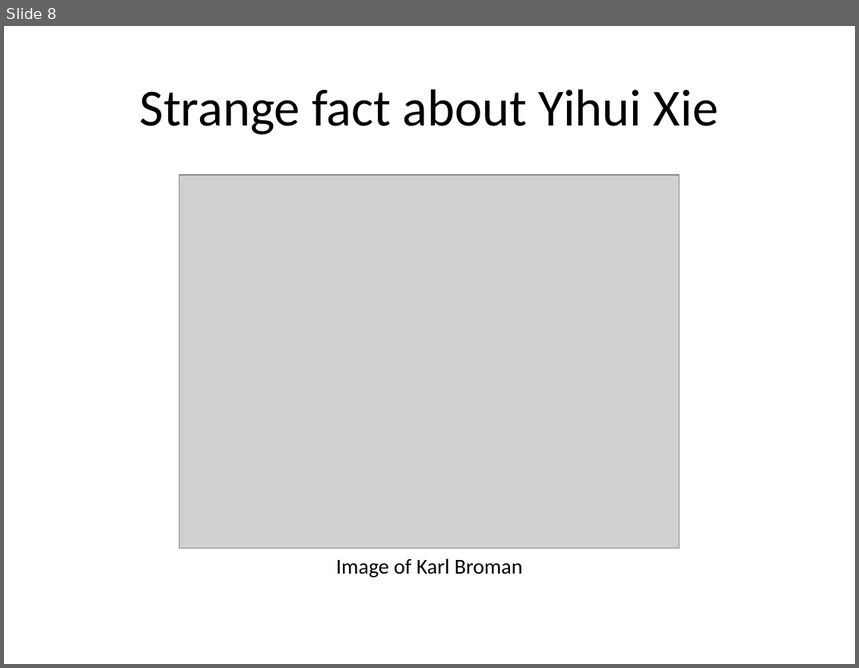
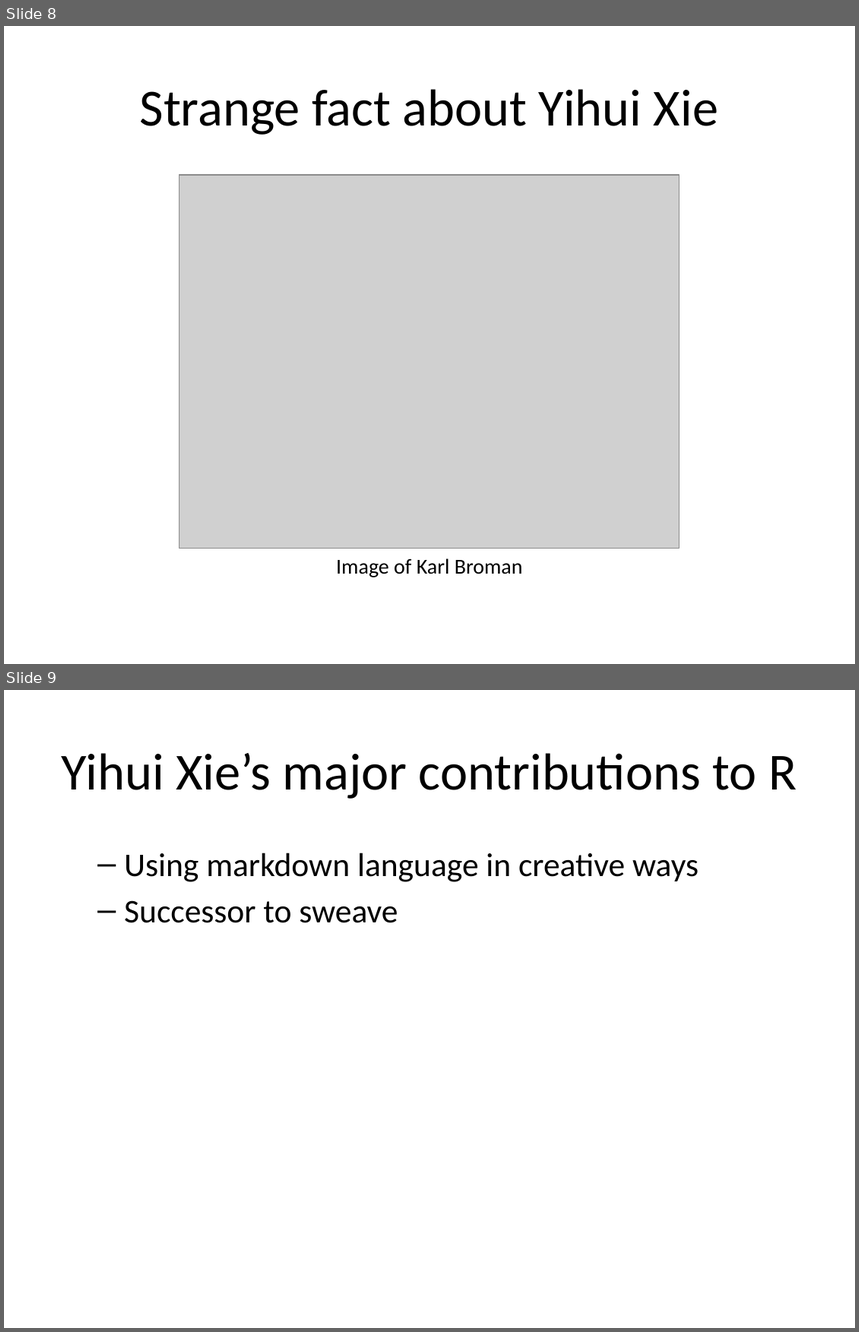
Before and after one commit to pmean/posters-with-pagedown, a slide deck: src/posters.pptx. Shown one above the other, each under a label of ours: slide 8 before the commit, slides 8 and 9 after it. The pictures are 859x668 and 859x1332 pixels, drawn with LibreOffice and Linux fonts; fonts in the diff are those of the drawing; grey boxes stand for pictures. Boxes give left, top, right and bottom in pixels: in the first picture for what was removed or moved away, otherwise in the second. Text is boxed around its words. In the diff, an @@ line names an element or a change of style, - is before the commit and + after.

```diff
--- a/src/posters.pptx
+++ b/src/posters.pptx
@@ slide 9 added at (x1=4, y1=690, x2=855, y2=1328), background #FFFFFF @@
@@ title added at (x1=61, y1=753, x2=797, y2=799), 44 pt, text #000000 @@
+Yihui Xie’s major contributions to R
@@ text added at (x1=124, y1=853, x2=699, y2=923), 28 pt, text #000000 @@
+  – Using markdown language in creative ways
+  – Successor to sweave
```
Also in this commit, not shown: 5 other slides added, 2 other files.
